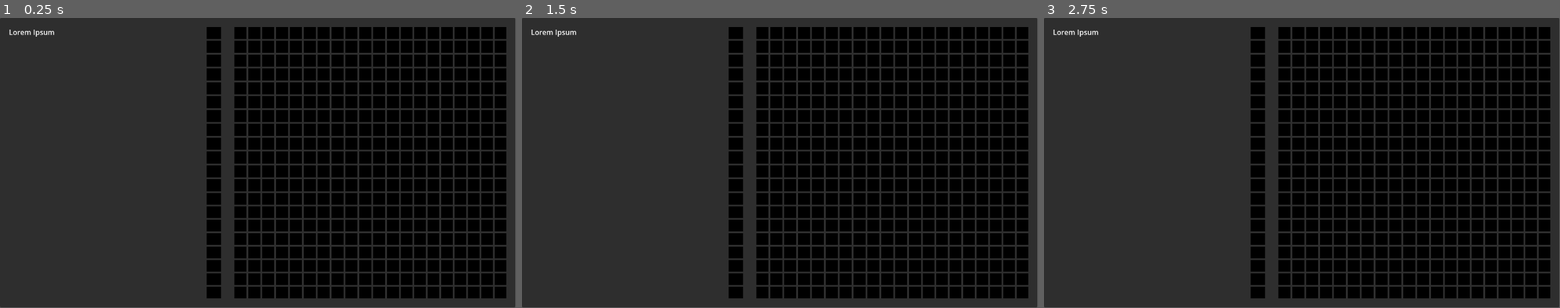
Above: before the commit, frames 1-3 (left to right).
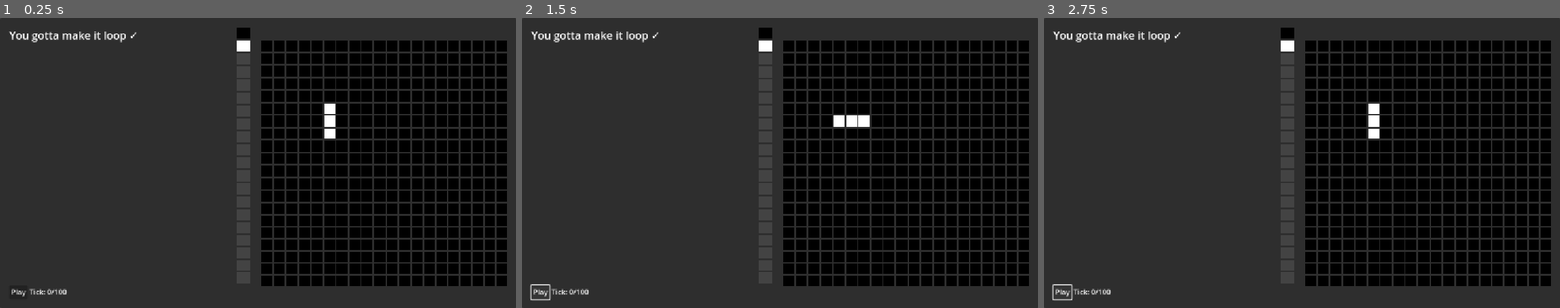
Above: after the commit, the same moments.

Repository: xefensor/game-of-loop-gamejam
Game: Godot game, scene res://main.tscn
Two runs of this game, one before a commit and one after it. Both use one fixed random seed, a clock stepped at 60 frames per second and the inputs below.
Inputs (mouse positions are in pixels of both pictures, inside the frame that each line leads up to):
- Up to frame 1 (0.25 s): no input
- Up to frame 2 (1.5 s): click (542, 290) at 0.5 s, where only the run after the commit has a clickable "Play"; click (542, 290) at 1.25 s, where only the run after the commit has a clickable "Play"
- Up to frame 3 (2.75 s): click (1064, 290) at 2 s, where only the run after the commit has a clickable "Play"
In our replay, the window is 799x449 before the commit and 800x450 after it. These sizes can differ from the game's own. Grey fills any space a smaller window leaves; there, only what the larger window draws over its background counts as a difference.

The runs differ from the first frame. In frame 1, 26% of the frame differs, in the area x 1-99%, y 3-97%; in frame 2, 26%, in the area x 1-99%, y 3-98%; in frame 3, 26%.

Commit message:
Add basic game of life

Diff:
--- /dev/null
+++ b/cells/alive_cell.gd
@@ -0,0 +1,19 @@
+class_name AliveCell
+extends Cell
+
+
+func _init(_color_rect: ColorRect) -> void:
+	color_rect = _color_rect
+	color_rect.color = Color.WHITE
+
+
+func tick():
+	var alive_neigbours: int = 0
+	for cell in neighbours:
+		if cell is not DeadCell:
+			alive_neigbours += 1
+
+	if alive_neigbours == 2 or alive_neigbours == 3:
+		return self
+	else:
+		return DeadCell.new(color_rect)
--- /dev/null
+++ b/cells/cell.gd
@@ -0,0 +1,15 @@
+class_name Cell
+extends RefCounted
+
+
+var color_rect: ColorRect
+var neighbours: Array[Cell]
+
+
+func _init(_color_rect: ColorRect) -> void:
+	color_rect = _color_rect
+	color_rect.color = Color.BLACK
+
+
+func tick() -> Cell:
+	return
--- /dev/null
+++ b/cells/dead_cell.gd
@@ -0,0 +1,19 @@
+class_name DeadCell
+extends Cell
+
+
+func _init(_color_rect: ColorRect) -> void:
+	color_rect = _color_rect
+	color_rect.color = Color.BLACK
+
+
+func tick():
+	var alive_neigbours: int = 0
+	for cell in neighbours:
+		if cell is not DeadCell:
+			alive_neigbours += 1
+
+	if alive_neigbours == 3:
+		return AliveCell.new(color_rect)
+	else:
+		return self
--- /dev/null
+++ b/main.gd
@@ -0,0 +1,69 @@
+extends Control
+
+
+var grid_size = Vector2i(20, 20)
+var grid = []
+
+
+func _ready():
+	var ui_cells = %Grid.get_children()
+	var ui_cell_count = 0
+
+	for y in range(grid_size.y):
+		var row = []
+		for x in range(grid_size.x):
+			row.append(DeadCell.new(ui_cells[ui_cell_count]))
+			ui_cell_count += 1
+		grid.append(row)
+
+	grid[5][5] = AliveCell.new(grid[5][5].color_rect)
+	grid[6][5] = AliveCell.new(grid[6][5].color_rect)
+	grid[7][5] = AliveCell.new(grid[7][5].color_rect)
+
+	connect_cells(grid)
+
+
+
+
+func tick():
+	var temp_grid := []
+
+	for y in range(grid_size.y):
+		var row := []
+		for x in range(grid_size.x):
+			var new_cell = grid[y][x].tick()
+			row.append(new_cell)
+		temp_grid.append(row)
+
+	connect_cells(temp_grid)
+	grid = temp_grid
+
+
+func connect_cells(grid: Array):
+	for y in range(grid.front().size()):
+		for x in range(grid.size()):
+			var cell: Cell = grid[y][x]
+			cell.neighbours.clear()
+
+			if y > 0 and x > 0:
+				cell.neighbours.append(grid[y-1][x-1])
+			if y > 0:
+				cell.neighbours.append(grid[y-1][x])
+			if y > 0 and x < grid_size.x - 1:
+				cell.neighbours.append(grid[y-1][x+1])
+			if x > 0:
+				cell.neighbours.append(grid[y][x-1])
+			if x < grid_size.x - 1:
+				cell.neighbours.append(grid[y][x+1])
+			if y < grid_size.y - 1 and x > 0:
+				cell.neighbours.append(grid[y+1][x-1])
+			if y < grid_size.y - 1:
+				cell.neighbours.append(grid[y+1][x])
+			if y < grid_size.y - 1 and x < grid_size.x - 1:
+				cell.neighbours.append(grid[y+1][x+1])
+
+
+
+
+func _on_timer_timeout() -> void:
+	tick()
--- a/main.tscn
+++ b/main.tscn
@@ -1,4 +1,9 @@
-[gd_scene format=3 uid="uid://c8nod22b11rdq"]
+[gd_scene load_steps=3 format=3 uid="uid://c8nod22b11rdq"]
+
+[ext_resource type="Script" uid="uid://dic0jcmgh1g4a" path="res://main.gd" id="1_ig7tw"]
+
+[sub_resource type="LabelSettings" id="LabelSettings_7dm0k"]
+font_size = 24
 
 [node name="Control" type="Control"]
 layout_mode = 3
@@ -7,6 +12,7 @@
 anchor_bottom = 1.0
 grow_horizontal = 2
 grow_vertical = 2
+script = ExtResource("1_ig7tw")
 
 [node name="Panel" type="Panel" parent="."]
 layout_mode = 1
@@ -32,148 +38,167 @@
 layout_mode = 2
 theme_override_constants/separation = 15
 
-[node name="Chat" type="RichTextLabel" parent="MarginContainer/HBoxContainer"]
-layout_mode = 2
-size_flags_horizontal = 3
-size_flags_stretch_ratio = 0.68
-text = "Lorem Ipsum
-"
-scroll_following = true
-
-[node name="AspectRatioContainer2" type="AspectRatioContainer" parent="MarginContainer/HBoxContainer"]
+[node name="VBoxContainer" type="VBoxContainer" parent="MarginContainer/HBoxContainer"]
+layout_mode = 2
+size_flags_horizontal = 3
+
+[node name="HBoxContainer" type="HBoxContainer" parent="MarginContainer/HBoxContainer/VBoxContainer"]
+layout_mode = 2
+size_flags_horizontal = 3
+size_flags_vertical = 3
+
+[node name="Label" type="Label" parent="MarginContainer/HBoxContainer/VBoxContainer/HBoxContainer"]
+layout_mode = 2
+size_flags_horizontal = 3
+size_flags_vertical = 1
+text = "You gotta make it loop ✓"
+label_settings = SubResource("LabelSettings_7dm0k")
+
+[node name="AspectRatioContainer2" type="AspectRatioContainer" parent="MarginContainer/HBoxContainer/VBoxContainer/HBoxContainer"]
 layout_mode = 2
 size_flags_horizontal = 3
 size_flags_stretch_ratio = 0.1
 ratio = 0.0541
 
-[node name="Colors" type="GridContainer" parent="MarginContainer/HBoxContainer/AspectRatioContainer2"]
-layout_mode = 2
-
-[node name="ColorRect" type="ColorRect" parent="MarginContainer/HBoxContainer/AspectRatioContainer2/Colors"]
-layout_mode = 2
-size_flags_horizontal = 3
-size_flags_vertical = 3
-color = Color(0, 0, 0, 1)
-
-[node name="ColorRect2" type="ColorRect" parent="MarginContainer/HBoxContainer/AspectRatioContainer2/Colors"]
-layout_mode = 2
-size_flags_horizontal = 3
-size_flags_vertical = 3
-color = Color(0, 0, 0, 1)
-
-[node name="ColorRect3" type="ColorRect" parent="MarginContainer/HBoxContainer/AspectRatioContainer2/Colors"]
-layout_mode = 2
-size_flags_horizontal = 3
-size_flags_vertical = 3
-color = Color(0, 0, 0, 1)
-
-[node name="ColorRect4" type="ColorRect" parent="MarginContainer/HBoxContainer/AspectRatioContainer2/Colors"]
-layout_mode = 2
-size_flags_horizontal = 3
-size_flags_vertical = 3
-color = Color(0, 0, 0, 1)
-
-[node name="ColorRect5" type="ColorRect" parent="MarginContainer/HBoxContainer/AspectRatioContainer2/Colors"]
-layout_mode = 2
-size_flags_horizontal = 3
-size_flags_vertical = 3
-color = Color(0, 0, 0, 1)
-
-[node name="ColorRect6" type="ColorRect" parent="MarginContainer/HBoxContainer/AspectRatioContainer2/Colors"]
-layout_mode = 2
-size_flags_horizontal = 3
-size_flags_vertical = 3
-color = Color(0, 0, 0, 1)
-
-[node name="ColorRect7" type="ColorRect" parent="MarginContainer/HBoxContainer/AspectRatioContainer2/Colors"]
-layout_mode = 2
-size_flags_horizontal = 3
-size_flags_vertical = 3
-color = Color(0, 0, 0, 1)
-
-[node name="ColorRect8" type="ColorRect" parent="MarginContainer/HBoxContainer/AspectRatioContainer2/Colors"]
-layout_mode = 2
-size_flags_horizontal = 3
-size_flags_vertical = 3
-color = Color(0, 0, 0, 1)
-
-[node name="ColorRect9" type="ColorRect" parent="MarginContainer/HBoxContainer/AspectRatioContainer2/Colors"]
-layout_mode = 2
-size_flags_horizontal = 3
-size_flags_vertical = 3
-color = Color(0, 0, 0, 1)
-
-[node name="ColorRect10" type="ColorRect" parent="MarginContainer/HBoxContainer/AspectRatioContainer2/Colors"]
-layout_mode = 2
-size_flags_horizontal = 3
-size_flags_vertical = 3
-color = Color(0, 0, 0, 1)
-
-[node name="ColorRect11" type="ColorRect" parent="MarginContainer/HBoxContainer/AspectRatioContainer2/Colors"]
-layout_mode = 2
-size_flags_horizontal = 3
-size_flags_vertical = 3
-color = Color(0, 0, 0, 1)
-
-[node name="ColorRect12" type="ColorRect" parent="MarginContainer/HBoxContainer/AspectRatioContainer2/Colors"]
-layout_mode = 2
-size_flags_horizontal = 3
-size_flags_vertical = 3
-color = Color(0, 0, 0, 1)
-
-[node name="ColorRect13" type="ColorRect" parent="MarginContainer/HBoxContainer/AspectRatioContainer2/Colors"]
-layout_mode = 2
-size_flags_horizontal = 3
-size_flags_vertical = 3
-color = Color(0, 0, 0, 1)
-
-[node name="ColorRect14" type="ColorRect" parent="MarginContainer/HBoxContainer/AspectRatioContainer2/Colors"]
-layout_mode = 2
-size_flags_horizontal = 3
-size_flags_vertical = 3
-color = Color(0, 0, 0, 1)
-
-[node name="ColorRect15" type="ColorRect" parent="MarginContainer/HBoxContainer/AspectRatioContainer2/Colors"]
-layout_mode = 2
-size_flags_horizontal = 3
-size_flags_vertical = 3
-color = Color(0, 0, 0, 1)
-
-[node name="ColorRect16" type="ColorRect" parent="MarginContainer/HBoxContainer/AspectRatioContainer2/Colors"]
-layout_mode = 2
-size_flags_horizontal = 3
-size_flags_vertical = 3
-color = Color(0, 0, 0, 1)
-
-[node name="ColorRect17" type="ColorRect" parent="MarginContainer/HBoxContainer/AspectRatioContainer2/Colors"]
-layout_mode = 2
-size_flags_horizontal = 3
-size_flags_vertical = 3
-color = Color(0, 0, 0, 1)
-
-[node name="ColorRect18" type="ColorRect" parent="MarginContainer/HBoxContainer/AspectRatioContainer2/Colors"]
-layout_mode = 2
-size_flags_horizontal = 3
-size_flags_vertical = 3
-color = Color(0, 0, 0, 1)
-
-[node name="ColorRect19" type="ColorRect" parent="MarginContainer/HBoxContainer/AspectRatioContainer2/Colors"]
-layout_mode = 2
-size_flags_horizontal = 3
-size_flags_vertical = 3
-color = Color(0, 0, 0, 1)
-
-[node name="ColorRect20" type="ColorRect" parent="MarginContainer/HBoxContainer/AspectRatioContainer2/Colors"]
-layout_mode = 2
-size_flags_horizontal = 3
-size_flags_vertical = 3
-color = Color(0, 0, 0, 1)
+[node name="Colors" type="GridContainer" parent="MarginContainer/HBoxContainer/VBoxContainer/HBoxContainer/AspectRatioContainer2"]
+layout_mode = 2
+
+[node name="ColorRect" type="ColorRect" parent="MarginContainer/HBoxContainer/VBoxContainer/HBoxContainer/AspectRatioContainer2/Colors"]
+layout_mode = 2
+size_flags_horizontal = 3
+size_flags_vertical = 3
+color = Color(0, 0, 0, 1)
+
+[node name="ColorRect2" type="ColorRect" parent="MarginContainer/HBoxContainer/VBoxContainer/HBoxContainer/AspectRatioContainer2/Colors"]
+layout_mode = 2
+size_flags_horizontal = 3
+size_flags_vertical = 3
+
+[node name="ColorRect3" type="ColorRect" parent="MarginContainer/HBoxContainer/VBoxContainer/HBoxContainer/AspectRatioContainer2/Colors"]
+layout_mode = 2
+size_flags_horizontal = 3
+size_flags_vertical = 3
+color = Color(0.264389, 0.264389, 0.264389, 1)
+
+[node name="ColorRect4" type="ColorRect" parent="MarginContainer/HBoxContainer/VBoxContainer/HBoxContainer/AspectRatioContainer2/Colors"]
+layout_mode = 2
+size_flags_horizontal = 3
+size_flags_vertical = 3
+color = Color(0.264389, 0.264389, 0.264389, 1)
+
+[node name="ColorRect5" type="ColorRect" parent="MarginContainer/HBoxContainer/VBoxContainer/HBoxContainer/AspectRatioContainer2/Colors"]
+layout_mode = 2
+size_flags_horizontal = 3
+size_flags_vertical = 3
+color = Color(0.264389, 0.264389, 0.264389, 1)
+
+[node name="ColorRect6" type="ColorRect" parent="MarginContainer/HBoxContainer/VBoxContainer/HBoxContainer/AspectRatioContainer2/Colors"]
+layout_mode = 2
+size_flags_horizontal = 3
+size_flags_vertical = 3
+color = Color(0.264389, 0.264389, 0.264389, 1)
+
+[node name="ColorRect7" type="ColorRect" parent="MarginContainer/HBoxContainer/VBoxContainer/HBoxContainer/AspectRatioContainer2/Colors"]
+layout_mode = 2
+size_flags_horizontal = 3
+size_flags_vertical = 3
+color = Color(0.264389, 0.264389, 0.264389, 1)
+
+[node name="ColorRect8" type="ColorRect" parent="MarginContainer/HBoxContainer/VBoxContainer/HBoxContainer/AspectRatioContainer2/Colors"]
+layout_mode = 2
+size_flags_horizontal = 3
+size_flags_vertical = 3
+color = Color(0.264389, 0.264389, 0.264389, 1)
+
+[node name="ColorRect9" type="ColorRect" parent="MarginContainer/HBoxContainer/VBoxContainer/HBoxContainer/AspectRatioContainer2/Colors"]
+layout_mode = 2
+size_flags_horizontal = 3
+size_flags_vertical = 3
+color = Color(0.264389, 0.264389, 0.264389, 1)
+
+[node name="ColorRect10" type="ColorRect" parent="MarginContainer/HBoxContainer/VBoxContainer/HBoxContainer/AspectRatioContainer2/Colors"]
+layout_mode = 2
+size_flags_horizontal = 3
+size_flags_vertical = 3
+color = Color(0.264389, 0.264389, 0.264389, 1)
+
+[node name="ColorRect11" type="ColorRect" parent="MarginContainer/HBoxContainer/VBoxContainer/HBoxContainer/AspectRatioContainer2/Colors"]
+layout_mode = 2
+size_flags_horizontal = 3
+size_flags_vertical = 3
+color = Color(0.264389, 0.264389, 0.264389, 1)
+
+[node name="ColorRect12" type="ColorRect" parent="MarginContainer/HBoxContainer/VBoxContainer/HBoxContainer/AspectRatioContainer2/Colors"]
+layout_mode = 2
+size_flags_horizontal = 3
+size_flags_vertical = 3
+color = Color(0.264389, 0.264389, 0.264389, 1)
+
+[node name="ColorRect13" type="ColorRect" parent="MarginContainer/HBoxContainer/VBoxContainer/HBoxContainer/AspectRatioContainer2/Colors"]
+layout_mode = 2
+size_flags_horizontal = 3
+size_flags_vertical = 3
+color = Color(0.264389, 0.264389, 0.264389, 1)
+
+[node name="ColorRect14" type="ColorRect" parent="MarginContainer/HBoxContainer/VBoxContainer/HBoxContainer/AspectRatioContainer2/Colors"]
+layout_mode = 2
+size_flags_horizontal = 3
+size_flags_vertical = 3
+color = Color(0.264389, 0.264389, 0.264389, 1)
+
+[node name="ColorRect15" type="ColorRect" parent="MarginContainer/HBoxContainer/VBoxContainer/HBoxContainer/AspectRatioContainer2/Colors"]
+layout_mode = 2
+size_flags_horizontal = 3
+size_flags_vertical = 3
+color = Color(0.264389, 0.264389, 0.264389, 1)
+
+[node name="ColorRect16" type="ColorRect" parent="MarginContainer/HBoxContainer/VBoxContainer/HBoxContainer/AspectRatioContainer2/Colors"]
+layout_mode = 2
+size_flags_horizontal = 3
+size_flags_vertical = 3
+color = Color(0.264389, 0.264389, 0.264389, 1)
+
+[node name="ColorRect17" type="ColorRect" parent="MarginContainer/HBoxContainer/VBoxContainer/HBoxContainer/AspectRatioContainer2/Colors"]
+layout_mode = 2
+size_flags_horizontal = 3
+size_flags_vertical = 3
+color = Color(0.264389, 0.264389, 0.264389, 1)
+
+[node name="ColorRect18" type="ColorRect" parent="MarginContainer/HBoxContainer/VBoxContainer/HBoxContainer/AspectRatioContainer2/Colors"]
+layout_mode = 2
+size_flags_horizontal = 3
+size_flags_vertical = 3
+color = Color(0.264389, 0.264389, 0.264389, 1)
+
+[node name="ColorRect19" type="ColorRect" parent="MarginContainer/HBoxContainer/VBoxContainer/HBoxContainer/AspectRatioContainer2/Colors"]
+layout_mode = 2
+size_flags_horizontal = 3
+size_flags_vertical = 3
+color = Color(0.264389, 0.264389, 0.264389, 1)
+
+[node name="ColorRect20" type="ColorRect" parent="MarginContainer/HBoxContainer/VBoxContainer/HBoxContainer/AspectRatioContainer2/Colors"]
+layout_mode = 2
+size_flags_horizontal = 3
+size_flags_vertical = 3
+color = Color(0.264389, 0.264389, 0.264389, 1)
+
+[node name="HBoxContainer2" type="HBoxContainer" parent="MarginContainer/HBoxContainer/VBoxContainer"]
+layout_mode = 2
+
+[node name="Button" type="Button" parent="MarginContainer/HBoxContainer/VBoxContainer/HBoxContainer2"]
+layout_mode = 2
+text = "Play"
+
+[node name="Label" type="Label" parent="MarginContainer/HBoxContainer/VBoxContainer/HBoxContainer2"]
+layout_mode = 2
+text = "Tick: 0/100"
 
 [node name="AspectRatioContainer" type="AspectRatioContainer" parent="MarginContainer/HBoxContainer"]
 layout_mode = 2
 size_flags_horizontal = 3
 
 [node name="Grid" type="GridContainer" parent="MarginContainer/HBoxContainer/AspectRatioContainer"]
+unique_name_in_owner = true
 layout_mode = 2
 size_flags_horizontal = 3
 columns = 20
@@ -2577,3 +2602,8 @@
 size_flags_horizontal = 3
 size_flags_vertical = 3
 color = Color(0, 0, 0, 1)
+
+[node name="Timer" type="Timer" parent="."]
+autostart = true
+
+[connection signal="timeout" from="Timer" to="." method="_on_timer_timeout"]
--- a/project.godot
+++ b/project.godot
@@ -15,6 +15,11 @@
 config/features=PackedStringArray("4.4", "GL Compatibility")
 config/icon="res://icon.svg"
 
+[display]
+
+window/stretch/mode="canvas_items"
+window/stretch/aspect="expand"
+
 [rendering]
 
 renderer/rendering_method="gl_compatibility"
Not shown, added: cells/alive_cell.gd.uid
Not shown, added: cells/cell.gd.uid
Not shown, added: cells/dead_cell.gd.uid
Not shown, added: main.gd.uid
